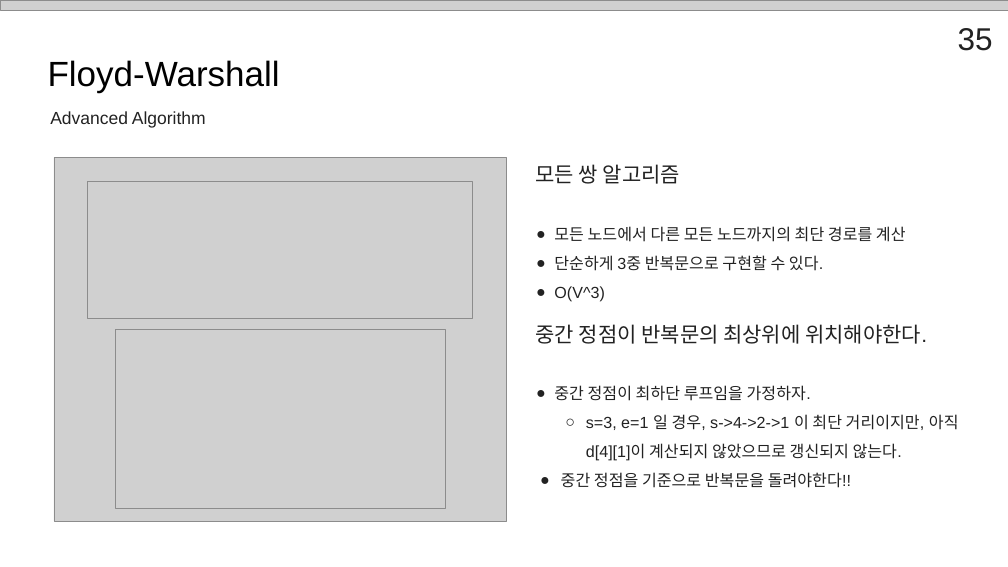
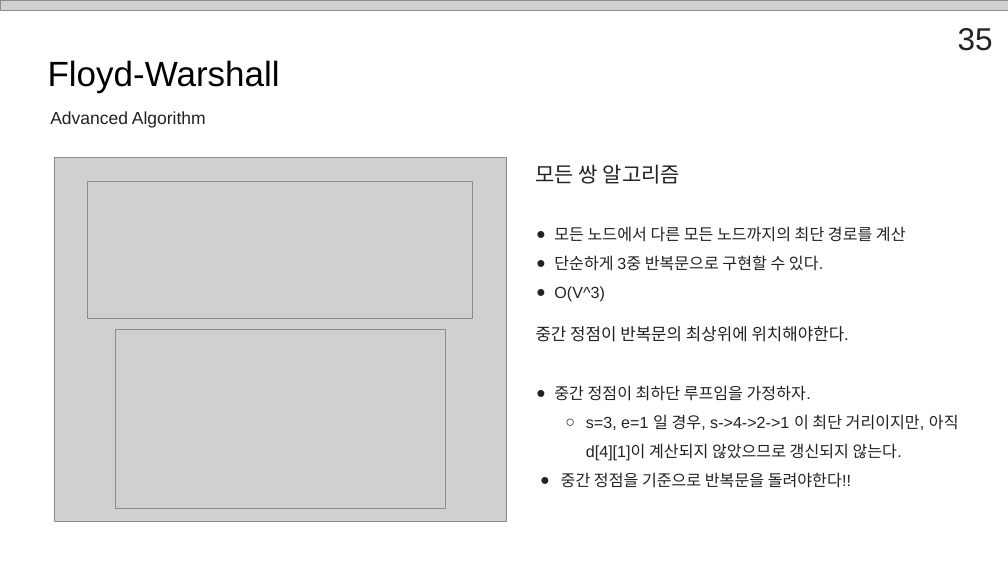
Before and after one commit to SSAFY-Seoul-Class-7/SSAFY_14th_Seminar, a slide deck: slide 35 of 송현우/Shortest_path_송현우.pptx. Drawn at 1008x567 pixels with LibreOffice and Linux fonts; fonts in the diff are those of the drawing; grey boxes stand for pictures; background and template pictures are left out. Boxes give left, top, right and bottom in pixels: in the first picture for what was removed or moved away, otherwise in the second. Text is boxed around its words. In the diff, an @@ line names an element or a change of style, - is before the commit and + after.

```diff
--- a/송현우/Shortest_path_송현우.pptx
+++ b/송현우/Shortest_path_송현우.pptx
@@ text "중간 정점이 반복문의 최상위에 위치해야한다." at (536, 326, 849, 342): size 30 to 24 pt @@
```
Also in this commit, not shown: 9 other slides changed.
